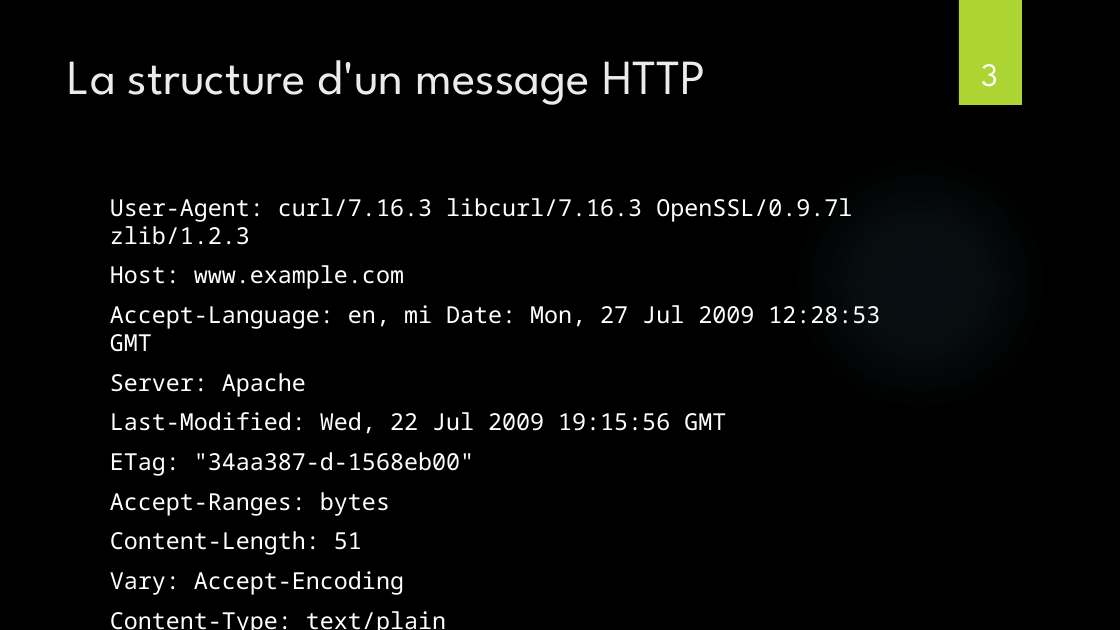
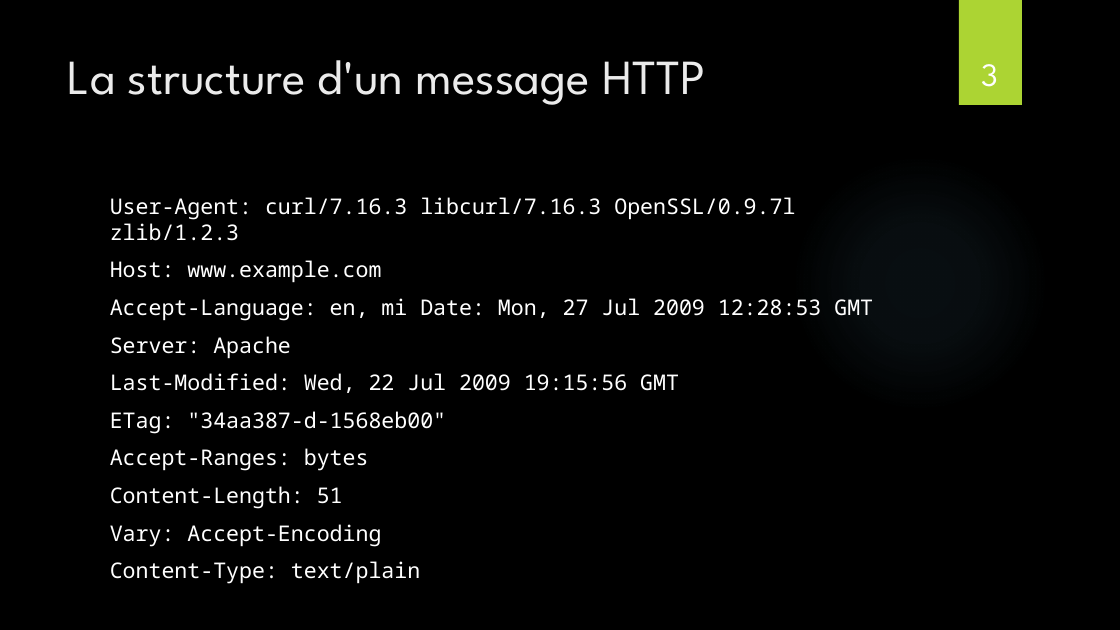
Before and after one commit to NideXTC/formations, a slide deck: slide 3 of PHP/PPT/3 - Formation PHP -le protocole HTTP.pptx. Drawn at 1120x630 pixels with LibreOffice and Linux fonts; fonts in the diff are those of the drawing; background and template pictures are left out. Boxes give left, top, right and bottom in pixels: in the first picture for what was removed or moved away, otherwise in the second. Text is boxed around its words. In the diff, an @@ line names an element or a change of style, - is before the commit and + after.

```diff
--- a/PHP/PPT/3 - Formation PHP -le protocole HTTP.pptx
+++ b/PHP/PPT/3 - Formation PHP -le protocole HTTP.pptx
@@ text "User-Agent: curl/7.16.3 libcurl/7.16.3 OpenSSL/0.9.7l zlib/1 ..." at bbox=[110, 197, 873, 584]: size 20 to 18.5 pt @@
```
Also in this commit, not shown: 1 other slide changed, 5 other files.
